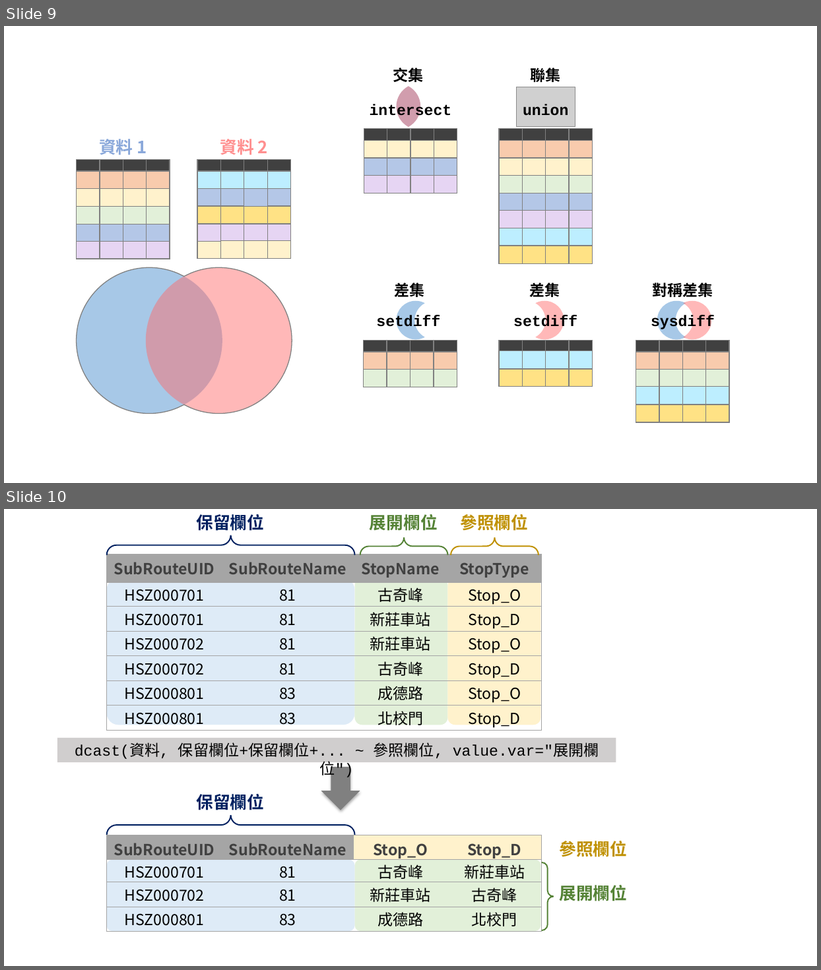
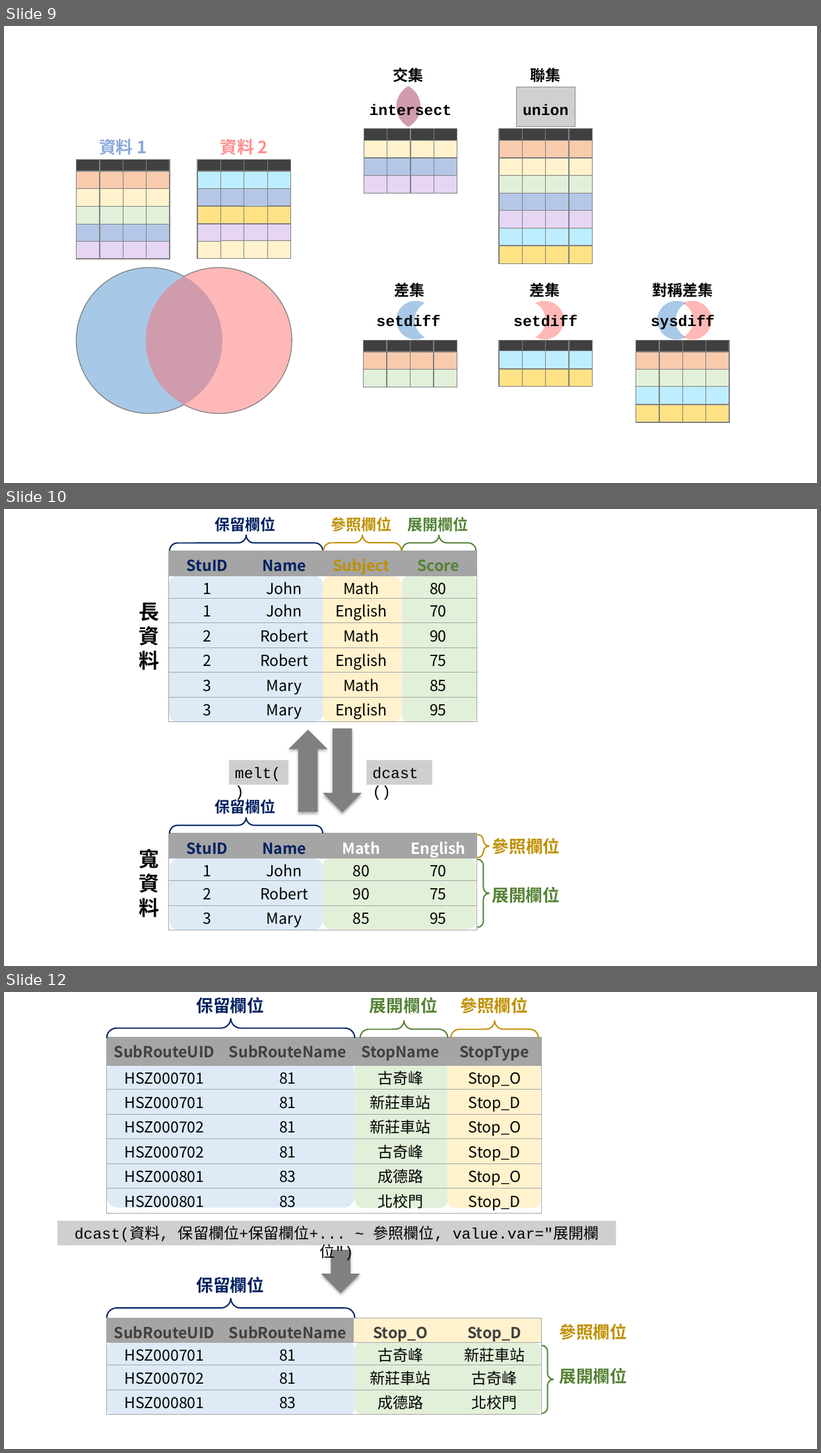
Before and after one commit to ChiaJung-Yeh/Transport-Analysis, a slide deck: figure/figure.pptx. Shown one above the other, each under a label of ours: slides 9 and 10 before the commit, slides 9, 10 and 12 after it; the slides between them are not shown. The pictures are 821x970 and 821x1453 pixels, drawn with LibreOffice and Linux fonts; fonts in the diff are those of the drawing; grey boxes stand for pictures. Boxes give left, top, right and bottom in pixels: in the first picture for what was removed or moved away, otherwise in the second. Text is boxed around its words. In the diff, an @@ line names an element or a change of style, - is before the commit and + after.

```diff
--- a/figure/figure.pptx
+++ b/figure/figure.pptx
@@ slide 10 added at [4, 509, 817, 966], background #FFFFFF @@
@@ text added at [215, 517, 275, 531], 18 pt, text #002060, bold @@
+保留欄位
@@ text added at [331, 517, 391, 531], 18 pt, text #BF9000, bold @@
+參照欄位
@@ text added at [407, 517, 468, 531], 18 pt, text #548235, bold @@
+展開欄位
@@ left brace added at [170, 535, 323, 551], outline #002060 1.5 pt @@
@@ left brace added at [323, 535, 402, 551], outline #BF9000 1.5 pt @@
@@ left brace added at [402, 535, 476, 551], outline #548235 1.5 pt @@
@@ table added at [169, 551, 476, 722], 7 rows, 4 columns @@
+StuID | Name | Subject | Score
+1 | John | Math | 80
+1 | John | English | 70
+2 | Robert | Math | 90
+2 | Robert | English | 75
+3 | Mary | Math | 85
+3 | Mary | English | 95
@@ rounded rectangle added at [169, 576, 323, 722], fill #DEEBF7 @@
@@ rounded rectangle added at [323, 576, 402, 723], fill #FFF2CC @@
@@ rounded rectangle added at [402, 576, 477, 723], fill #E2F0D9 @@
@@ text added at [139, 603, 160, 670], 24 pt, text #000000, bold @@
+長資料
@@ down arrow added at [289, 730, 328, 812], fill #808080 @@
@@ down arrow added at [323, 729, 362, 813], fill #808080 @@
@@ rectangle added at [229, 760, 289, 785], fill #D0CECE, 18 pt, text #000000 @@
+melt()
@@ rectangle added at [367, 760, 433, 785], fill #D0CECE, 18 pt, text #000000 @@
+dcast()
@@ text added at [215, 797, 275, 814], 18 pt, text #002060, bold @@
+保留欄位
@@ left brace added at [170, 817, 323, 833], outline #002060 1.5 pt @@
@@ table added at [169, 834, 476, 931], 4 rows, 4 columns @@
+StuID | Name | Math | English
+1 | John | 80 | 70
+2 | Robert | 90 | 75
+3 | Mary | 85 | 95
@@ left brace added at [477, 835, 489, 858], outline #BF9000 1.5 pt @@
@@ text added at [492, 838, 560, 855], 20 pt, text #BF9000, bold @@
+參照欄位
@@ text added at [139, 849, 160, 918], 24 pt, text #000000, bold @@
+寬資料
@@ rounded rectangle added at [169, 859, 322, 930], fill #DEEBF7 @@
@@ rounded rectangle added at [323, 858, 476, 929], fill #E2F0D9 @@
@@ left brace added at [477, 859, 489, 928], outline #548235 1.5 pt @@
@@ text added at [492, 887, 560, 904], 20 pt, text #548235, bold @@
+展開欄位
@@ what was slide 10 is now slide 12 @@
```
Also in this commit, not shown: 1 other slide added, 6 other files.
